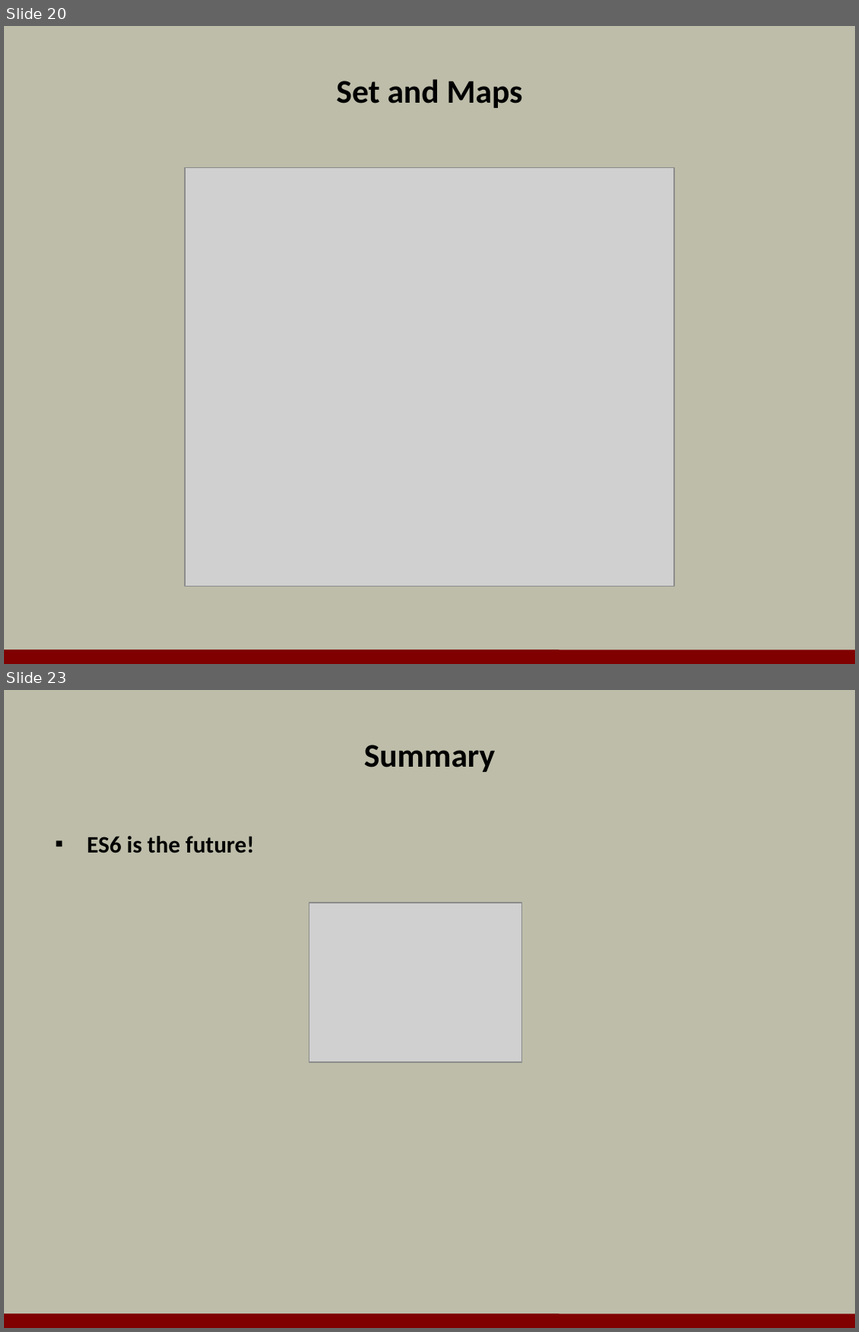
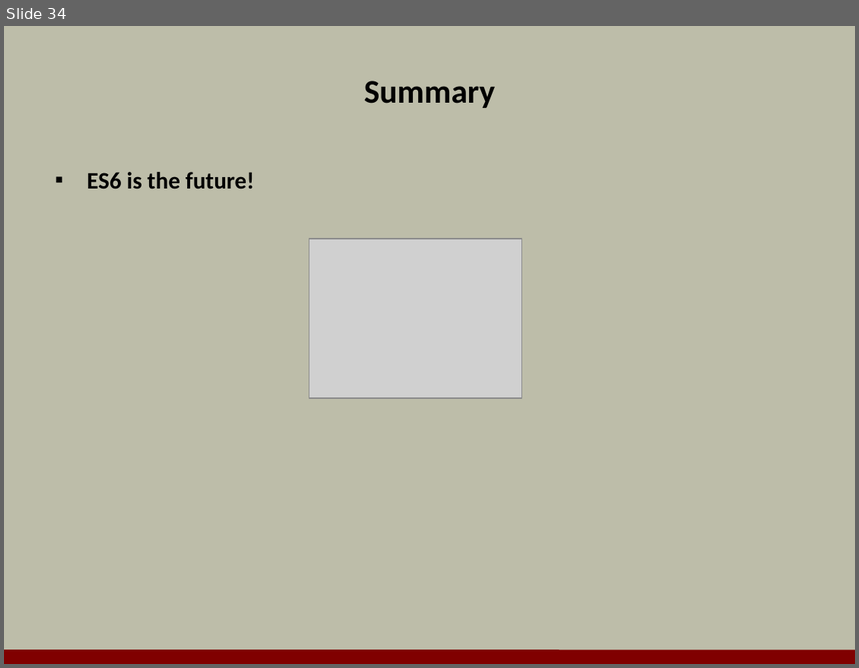
Before and after one commit to OdeToCode/classes, a slide deck: angularjs/slides/11_es6.pptx. Shown one above the other, each under a label of ours: slides 20 and 23 before the commit, slide 34 after it; the slides between them are not shown. The pictures are 859x1332 and 859x668 pixels, drawn with LibreOffice and Linux fonts; fonts in the diff are those of the drawing; grey boxes stand for pictures; background and template pictures are left out. Boxes give left, top, right and bottom in pixels: in the first picture for what was removed or moved away, otherwise in the second. Text is boxed around its words. In the diff, an @@ line names an element or a change of style, - is before the commit and + after.

```diff
--- a/angularjs/slides/11_es6.pptx
+++ b/angularjs/slides/11_es6.pptx
@@ slide 20 removed at bbox=[4, 26, 855, 664], background #BDBDA9; not listed: 1 template element that a slide beside it also shows @@
@@ title removed at bbox=[336, 79, 523, 108] @@
-Set and Maps
@@ picture removed at bbox=[184, 168, 674, 587] @@
@@ what was slide 23 is now slide 34 @@
```
Also in this commit, not shown: 6 slides changed, 24 slides added, 12 other slides removed, 1 other file.
